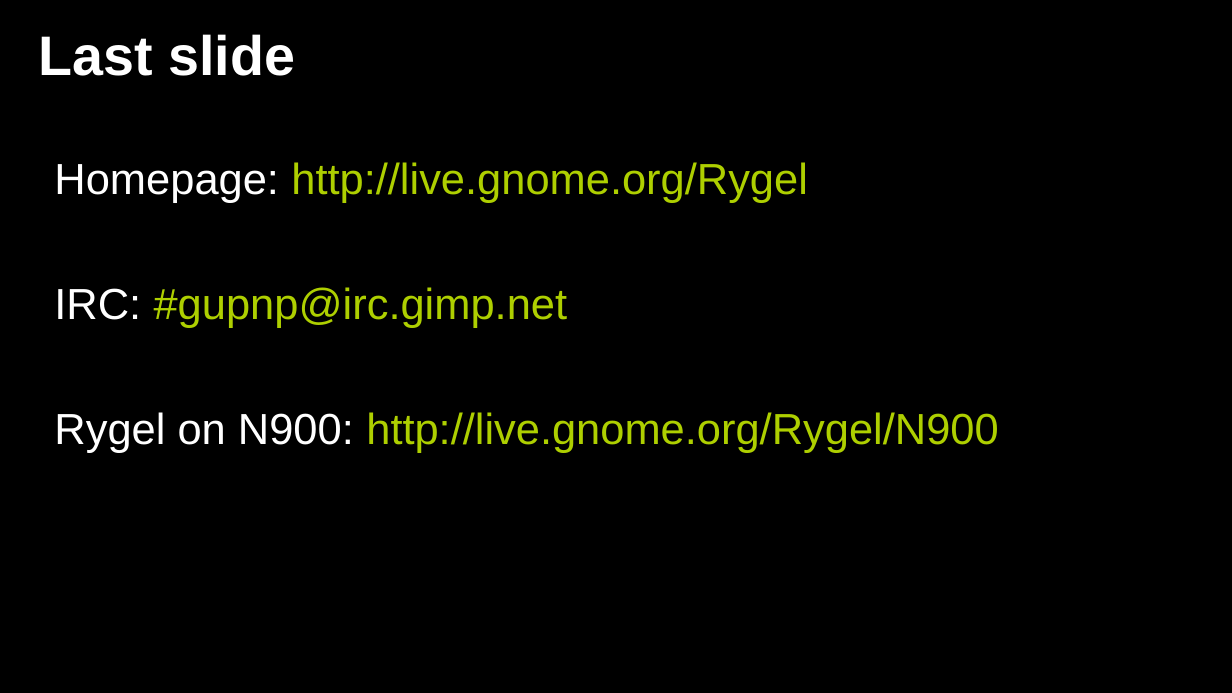
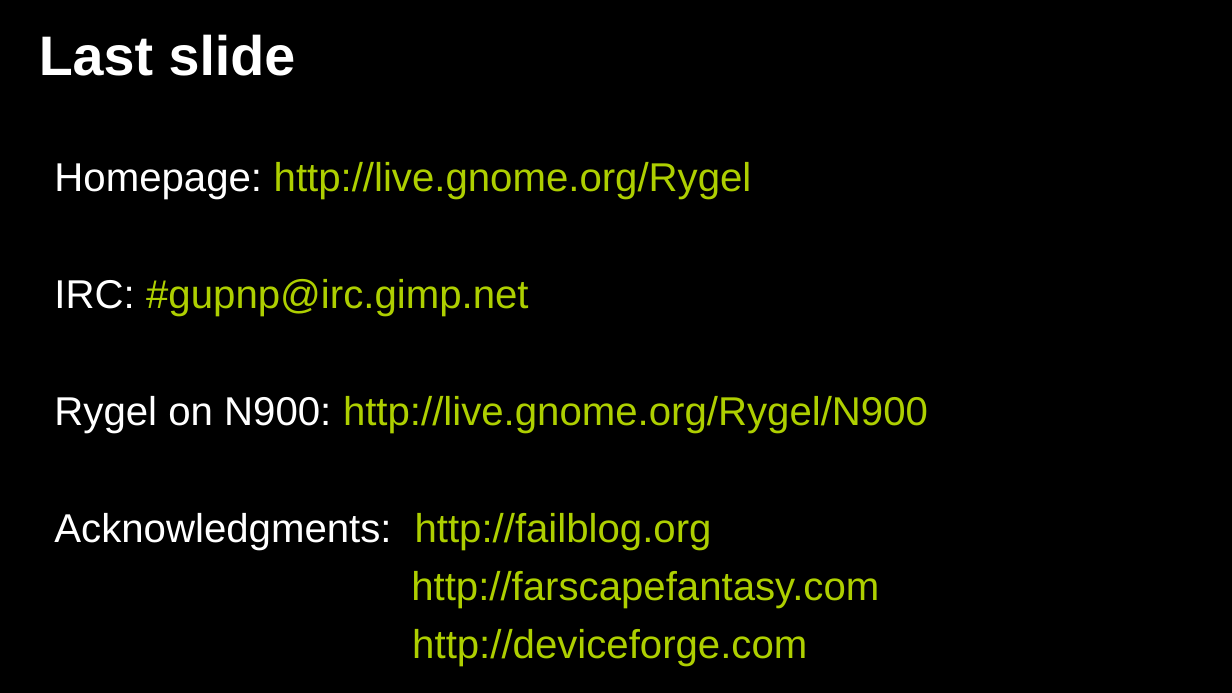
Before and after one commit to zeenix/rygel-presentation-2009, a slide deck: slide 11 of slides.odp. Drawn at 1232x693 pixels with LibreOffice and Linux fonts; fonts in the diff are those of the drawing; background and template pictures are left out. Boxes give left, top, right and bottom in pixels: in the first picture for what was removed or moved away, otherwise in the second. Text is boxed around its words. In the diff, an @@ line names an element or a change of style, - is before the commit and + after.

Commit message:
Add acknowledgments

```diff
--- a/slides.odp
+++ b/slides.odp
@@ text at (54,162,928,433): size 32 to 29.6 pt in "Homepage: http://live.gnome.org/Rygel", "IRC: #gupnp@irc.gimp.net", "Rygel on N900: http://live.gnome.org/Rygel/N900" @@
@@ text at (54,513,879,608): paragraphs added @@
+• Acknowledgments: http://failblog.org
+• http://farscapefantasy.com
+• http://deviceforge.com
```
